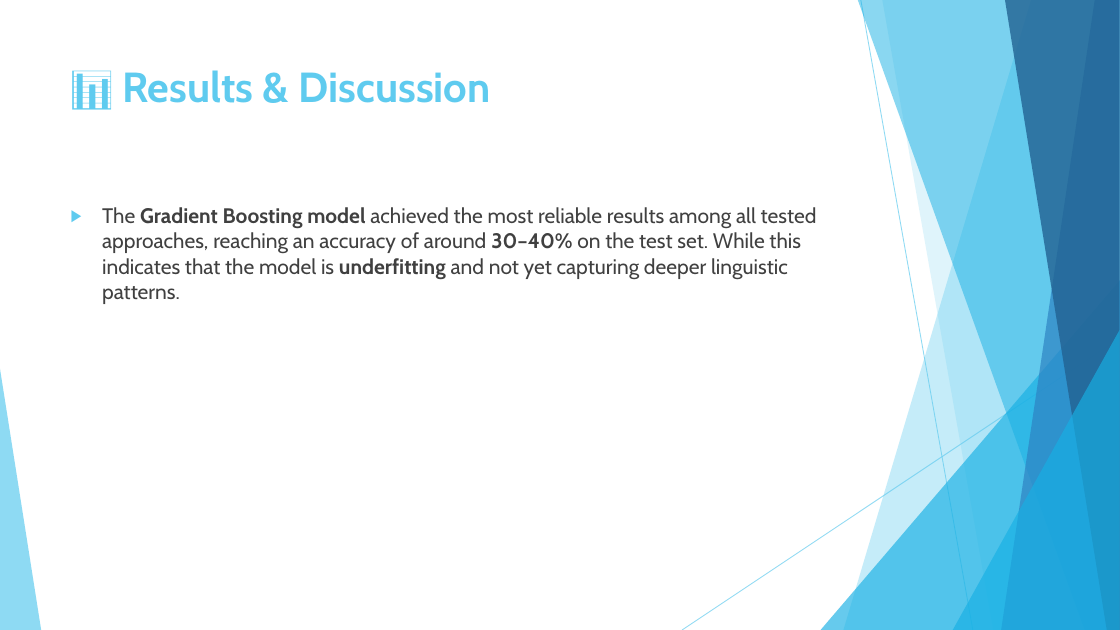
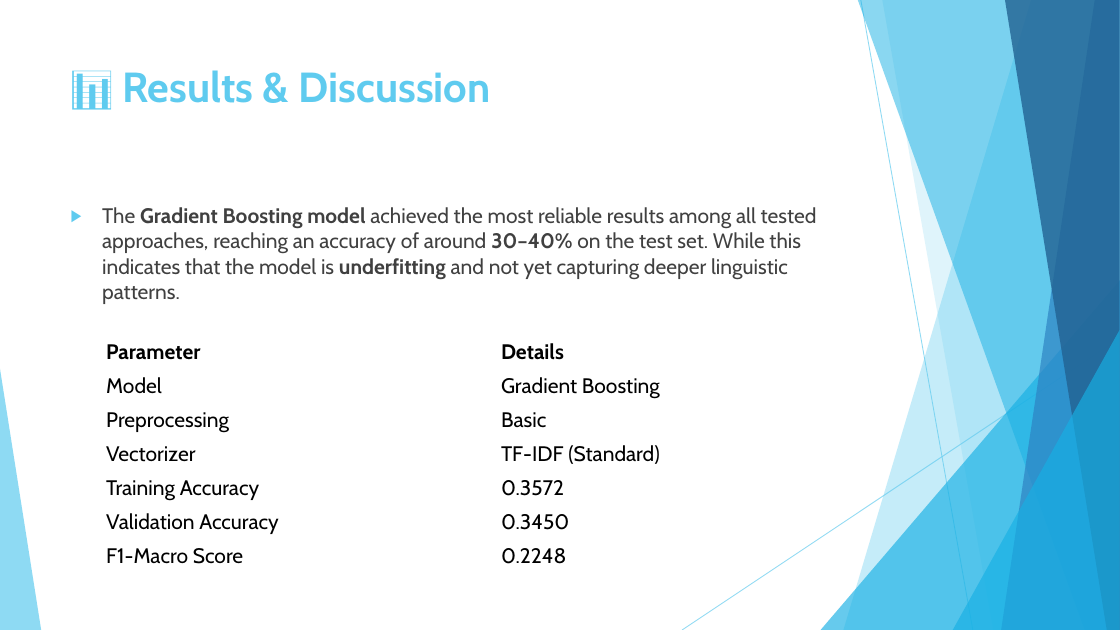
Before and after one commit to MohammedRaghib/Capstone-Project-ML2, a slide deck: slide 8 of Imposter.pptx (slide 5 before the commit). Drawn at 1120x630 pixels with LibreOffice and Linux fonts; fonts in the diff are those of the drawing. Boxes give left, top, right and bottom in pixels: in the first picture for what was removed or moved away, otherwise in the second. Text is boxed around its words. In the diff, an @@ line names an element or a change of style, - is before the commit and + after.

```diff
--- a/Imposter.pptx
+++ b/Imposter.pptx
@@ table added at (97, 335, 887, 571), 7 rows, 2 columns @@
+Parameter | Details
+Model | Gradient Boosting
+Preprocessing | Basic
+Vectorizer | TF-IDF (Standard)
+Training Accuracy | 0.3572
+Validation Accuracy | 0.3450
+F1-Macro Score | 0.2248
```
Also in this commit, not shown: 3 other slides changed, 4 slides added, 3 other files.
